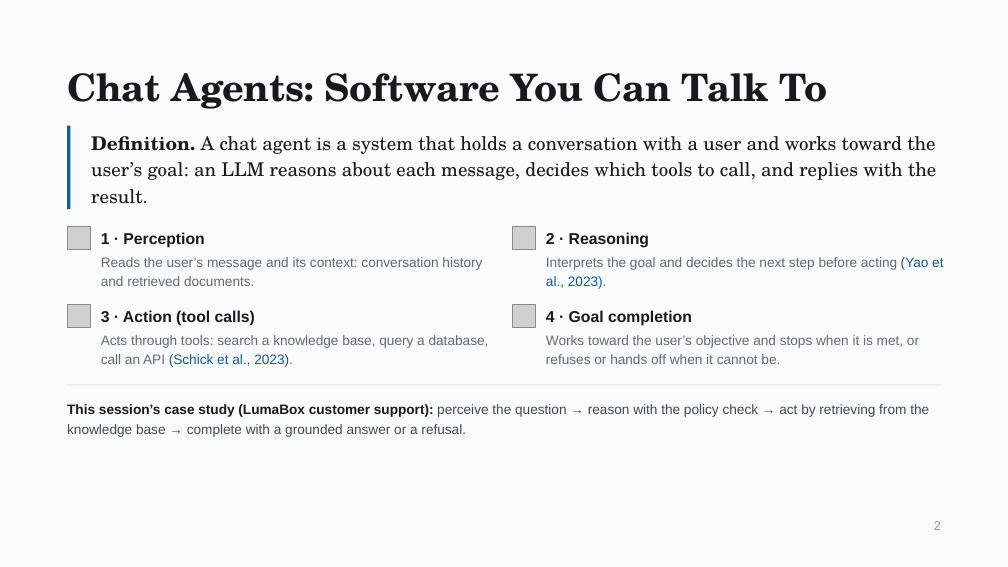
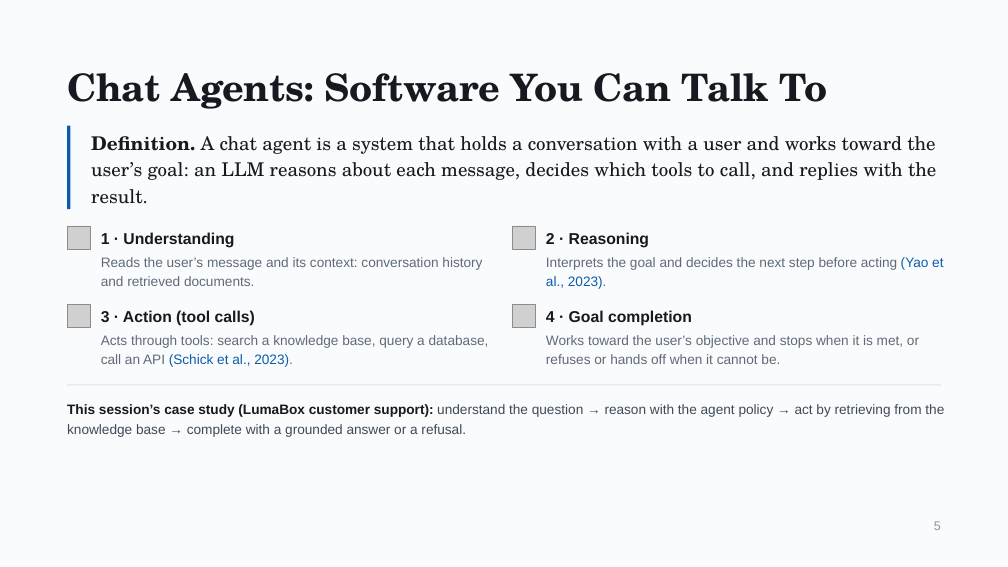
Before and after one commit to karin-8/rag-chatbot-student, a slide deck: slide 5 of student-guide/RAG in Production.pptx (slide 2 before the commit). Drawn at 1008x567 pixels with LibreOffice and Linux fonts; fonts in the diff are those of the drawing; grey boxes stand for pictures. Boxes give left, top, right and bottom in pixels: in the first picture for what was removed or moved away, otherwise in the second. Text is boxed around its words. In the diff, an @@ line names an element or a change of style, - is before the commit and + after.

```diff
--- a/student-guide/RAG in Production.pptx
+++ b/student-guide/RAG in Production.pptx
@@ text at box(101, 232, 234, 248): text changed @@
-1 · Perception
+1 · Understanding
@@ text at box(67, 404, 944, 437): text changed @@
-This session’s case study (LumaBox customer support): perceive the question → reason with the policy check → act by retrieving from the knowledge base → complete with a grounded answer or a refusal.
+This session’s case study (LumaBox customer support): understand the question → reason with the agent policy → act by retrieving from the knowledge base → complete with a grounded answer or a refusal.
@@ text at box(934, 521, 941, 530): text changed @@
-2
+5
```
Also in this commit, not shown: 52 other slides changed, 6 slides added, 1 slide removed.
